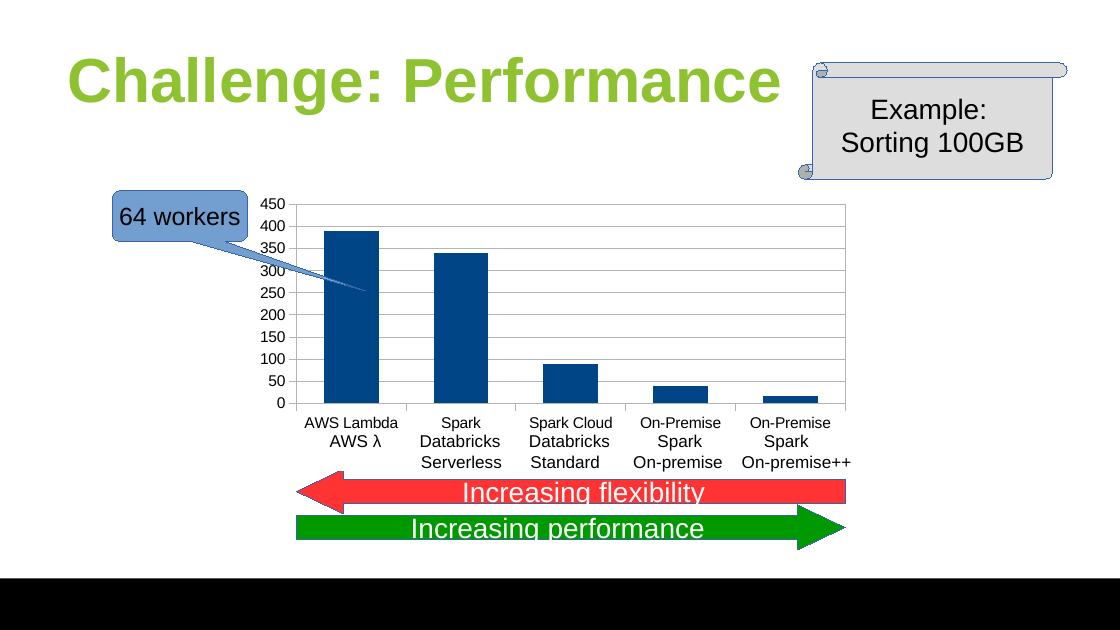
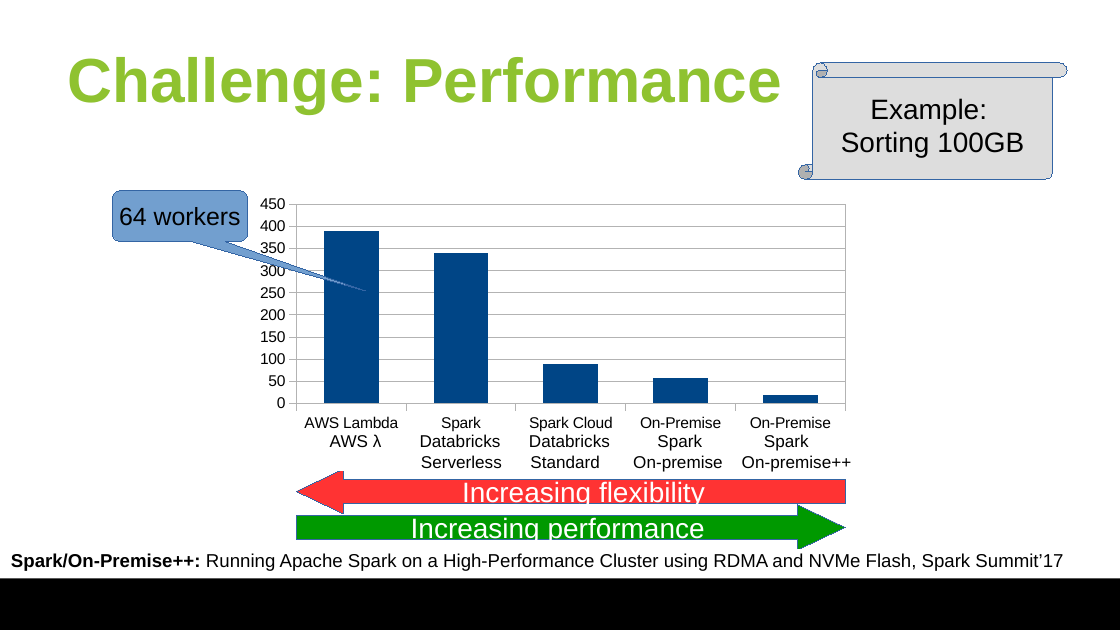
Before and after one commit to huangyibo/spark-summit-18, a slide deck: slide 4 of slides/spark-summit-18.odp. Drawn at 1120x630 pixels with LibreOffice and Linux fonts; fonts in the diff are those of the drawing; background and template pictures are left out. Boxes give left, top, right and bottom in pixels: in the first picture for what was removed or moved away, otherwise in the second. Text is boxed around its words. In the diff, an @@ line names an element or a change of style, - is before the commit and + after.

```diff
--- a/slides/spark-summit-18.odp
+++ b/slides/spark-summit-18.odp
@@ column chart at [248,190,857,455] @@
@@ Series 1, On-Premise: 40 to 60 @@
@@ rectangle added at [0,550,1120,571], fill #FFFFFF, outline #FFFFFF 0 pt, 12 pt, text #000000 @@
+Spark/On-Premise++: Running Apache Spark on a High-Performance Cluster using RDMA and NVMe Flash, Spark Summit’17
```
Also in this commit, not shown: 9 other slides changed, 1 slide removed.
